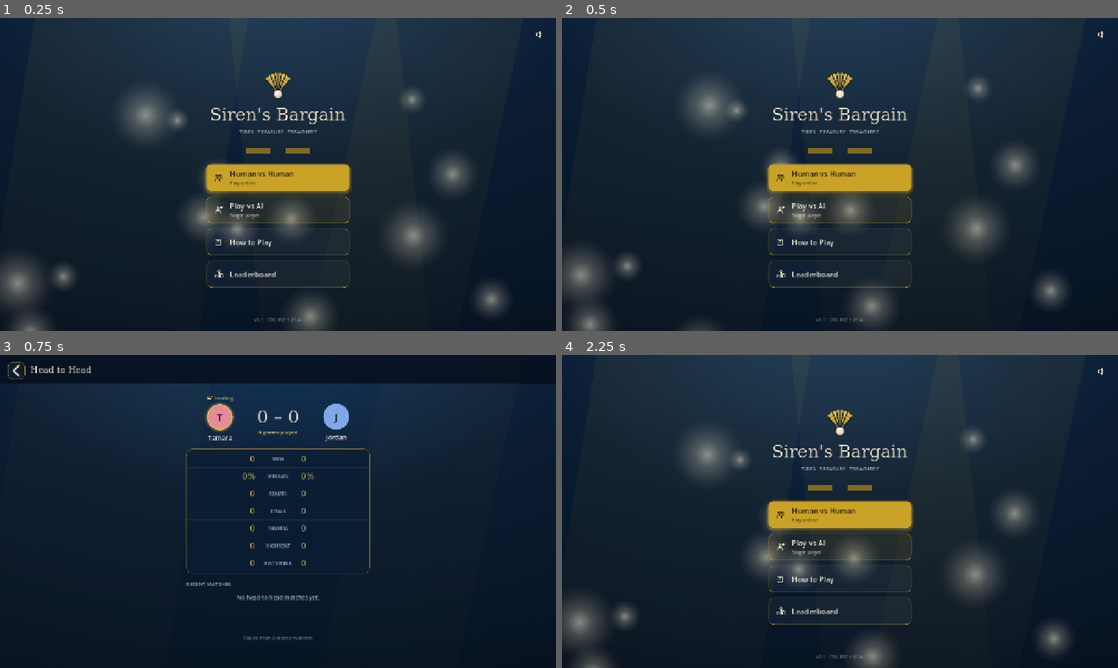
Above: before the commit, frames 1-4 (two rows, left to right).
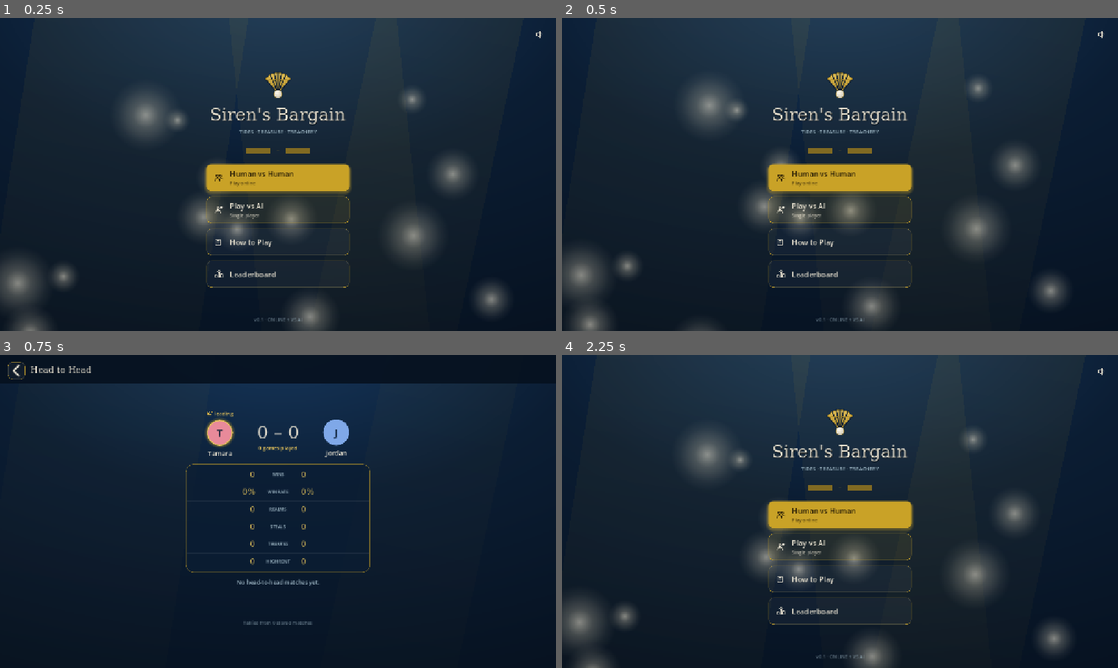
Above: after the commit, the same moments.

Repository: jordansaker/sirens-bargain
Game: Godot game, scene res://scenes/MainMenu.tscn
Two runs of this game, one before a commit and one after it. Both use one fixed random seed, a clock stepped at 60 frames per second and the inputs below.
Inputs (mouse positions are in pixels of both pictures, inside the frame that each line leads up to):
- Up to frame 1 (0.25 s): no input
- Up to frame 2 (0.5 s): no input
- Up to frame 3 (0.75 s): click (278, 611) at 0.5 s
- Up to frame 4 (2.25 s): tap Enter at 1.25 s; move the mouse to (962, 495) at 1.27 s; hold Shift 1.28-2 s; click (962, 495) at 1.42 s; click (578, 370) at 2 s

Frames 1-2 are identical in both runs. In frame 3, 3.0% of the frame differs, in the area x 33-67%, y 13-92%; in frame 4, nothing differs.

Commit message:
Leaderboard: parse /leaderboard {ok, entries[]} envelope
Server returns pre-aggregated per-player stats, not raw matches:
  {ok, entries: [{name, wins, losses, matches, winRate,
    totalRealms, totalSteals, totalTributes, highestRent, lastMatchAt}]}

- MatchApi.fetch_matches → fetch_leaderboard, unwraps `entries` when
  `ok: true`, prints server errors to console.
- LeaderboardScreen: consumes entries directly (case-insensitive name
  match against the roster), scales server winRate (0..1) up to the
  0..100 int the UI expects, sources games count from entry.matches.
- Dropped BEST STREAK (server doesn't provide match history for streaks)
  and the Recent Matches list (same reason).

Co-Authored-By: Claude Opus 4.7 (1M context) <noreply@anthropic.com>

Diff:
--- a/scripts/net/MatchApi.gd
+++ b/scripts/net/MatchApi.gd
@@ -85,9 +85,13 @@
 		push_warning("MatchApi POST couldn't start: err %d" % err)
 		http.queue_free()
 
-# Async GET — invokes `on_done` with the parsed match array (or an empty
-# array on any failure, so callers don't need to distinguish error paths).
-static func fetch_matches(host: Node, on_done: Callable) -> void:
+# Async GET /leaderboard — invokes `on_done` with the parsed `entries` array
+# from the leaderboard response (or an empty array on any failure so callers
+# don't need to distinguish error paths). Each entry is a per-player
+# aggregate: {name, wins, losses, matches, winRate, totalRealms, totalSteals,
+# totalTributes, highestRent, lastMatchAt}. See LeaderboardResponse in the
+# server for the full TypeScript definition.
+static func fetch_leaderboard(host: Node, on_done: Callable) -> void:
 	if host == null or not host.is_inside_tree():
 		on_done.call([])
 		return
@@ -95,21 +99,25 @@
 	host.add_child(http)
 	http.request_completed.connect(func(_result: int, code: int, _hdrs: PackedStringArray, body: PackedByteArray) -> void:
 		var body_text := body.get_string_from_utf8()
-		var matches: Array = []
+		var entries: Array = []
 		if code >= 200 and code < 300:
 			print("[MatchApi] GET ok HTTP %d" % code)
 			var parsed: Variant = JSON.parse_string(body_text)
-			if parsed is Array:
-				matches = parsed as Array
-			elif parsed is Dictionary and (parsed as Dictionary).has("matches"):
-				var m: Variant = (parsed as Dictionary)["matches"]
-				if m is Array:
-					matches = m
+			# Response envelope: {ok: true, entries: [...]} on success.
+			# {ok: false, error: "..."} on server-side rejection (still 200).
+			if parsed is Dictionary:
+				var d: Dictionary = parsed
+				if bool(d.get("ok", false)):
+					var e: Variant = d.get("entries", [])
+					if e is Array:
+						entries = e
+				else:
+					print("[MatchApi] GET server-error: %s" % String(d.get("error", "?")))
 		else:
 			print("[MatchApi] GET failed HTTP %d: %s" % [code, body_text])
 			push_warning("MatchApi GET HTTP %d: %s" % [code, body_text])
 		http.queue_free()
-		on_done.call(matches)
+		on_done.call(entries)
 	)
 	print("[MatchApi] GET %s" % GET_URL)
 	var err := http.request(GET_URL, _get_headers(), HTTPClient.METHOD_GET)
--- a/scripts/ui/LeaderboardScreen.gd
+++ b/scripts/ui/LeaderboardScreen.gd
@@ -27,10 +27,11 @@
 	{"name": "Jordan", "color": Color("7FA8E8")},
 ]
 
-# Populated from MatchApi.fetch_matches on _ready. Each entry mirrors the
-# API's per-match shape:
-#   {endedAt, turns, winner, players: [{name, realms, steals, tributes}]}
-var _matches: Array = []
+# Populated from MatchApi.fetch_leaderboard on _ready. Each entry is a
+# server-side per-player aggregate:
+#   {name, wins, losses, matches, winRate, totalRealms, totalSteals,
+#    totalTributes, highestRent, lastMatchAt}
+var _entries: Array = []
 var _loading: bool = true
 var _content_body: VBoxContainer = null
 
@@ -39,10 +40,10 @@
 	_add_rays()
 	_add_topbar()
 	_add_content()
-	MatchApi.fetch_matches(self, _on_matches_fetched)
-
-func _on_matches_fetched(matches: Array) -> void:
-	_matches = matches
+	MatchApi.fetch_leaderboard(self, _on_leaderboard_fetched)
+
+func _on_leaderboard_fetched(entries: Array) -> void:
+	_entries = entries
 	_loading = false
 	_rebuild_body()
 
@@ -196,11 +197,8 @@
 	var totals := _compute_totals()
 	_content_body.add_child(_build_versus_header(totals))
 	_content_body.add_child(_build_compare_panel(totals))
-	_content_body.add_child(_build_section_label("Recent matches"))
 	if int(totals["games"]) == 0:
 		_content_body.add_child(_build_placeholder("No head-to-head matches yet."))
-	else:
-		_content_body.add_child(_build_recent_matches(totals["recent"]))
 	var foot := Label.new()
 	foot.text = "Tallied from %d stored matches" % int(totals["games"])
 	foot.horizontal_alignment = HORIZONTAL_ALIGNMENT_CENTER
@@ -220,74 +218,46 @@
 # --- Totals ------------------------------------------------------------
 
 func _compute_totals() -> Dictionary:
+	# The server /leaderboard endpoint returns pre-aggregated per-player
+	# entries. We map them into the same per-player dict shape the UI already
+	# expects, filtering to just the roster (leaderboard is a head-to-head
+	# view of two named players — the API stores everyone). Server names are
+	# case-insensitive but return the most recent casing, so match case-fold.
 	var names: Array[String] = []
 	for p in PLAYERS:
 		names.append(String(p["name"]))
 	var per: Dictionary = {}
 	for n in names:
-		per[n] = {"wins": 0, "realms": 0, "steals": 0, "tributes": 0, "highest_rent": 0, "win_rate": 0, "best_streak": 0}
-	# Keep only matches where BOTH participants are in the leaderboard's
-	# roster AND the recorded winner is one of them. The API accumulates
-	# every posted match; the leaderboard is a filtered head-to-head view.
-	var valid: Array = []
-	for m in _matches:
-		if not (m is Dictionary):
+		per[n] = {"wins": 0, "realms": 0, "steals": 0, "tributes": 0,
+			"highest_rent": 0, "win_rate": 0, "matches": 0}
+	for e in _entries:
+		if not (e is Dictionary):
 			continue
-		var players_arr = m.get("players", [])
-		if not (players_arr is Array):
+		var ename := String(e.get("name", ""))
+		var display_name := ""
+		for n in names:
+			if n.to_lower() == ename.to_lower():
+				display_name = n
+				break
+		if display_name == "":
 			continue
-		var seen: Array[String] = []
-		var ok := true
-		for pp in players_arr:
-			if not (pp is Dictionary):
-				ok = false
-				break
-			var pname := String(pp.get("name", ""))
-			if not names.has(pname):
-				ok = false
-				break
-			seen.append(pname)
-		if not ok or seen.size() != names.size():
-			continue
-		if not names.has(String(m.get("winner", ""))):
-			continue
-		valid.append(m)
-	var games := valid.size()
-	for m in valid:
-		var w := String(m["winner"])
-		per[w]["wins"] += 1
-		for pp in m["players"]:
-			var pname := String(pp.get("name", ""))
-			if not per.has(pname):
-				continue
-			per[pname]["realms"] += int(pp.get("realms", 0))
-			per[pname]["steals"] += int(pp.get("steals", 0))
-			per[pname]["tributes"] += int(pp.get("tributes", 0))
-			# highest_rent aggregates as a MAX across matches — it's the
-			# single biggest rent that player has ever collected.
-			var hr := int(pp.get("highestRent", 0))
-			if hr > int(per[pname]["highest_rent"]):
-				per[pname]["highest_rent"] = hr
+		var slot: Dictionary = per[display_name]
+		slot["wins"] = int(e.get("wins", 0))
+		slot["realms"] = int(e.get("totalRealms", 0))
+		slot["steals"] = int(e.get("totalSteals", 0))
+		slot["tributes"] = int(e.get("totalTributes", 0))
+		slot["highest_rent"] = int(e.get("highestRent", 0))
+		slot["matches"] = int(e.get("matches", 0))
+		# Server returns winRate as 0..1; the UI treats it as an integer
+		# percent so scale here.
+		slot["win_rate"] = int(round(float(e.get("winRate", 0.0)) * 100.0))
+	# Games count for the "N games played" footer + score-block subtitle.
+	# In a two-player head-to-head roster both players have the same match
+	# count — use whichever is higher just in case one hasn't played yet.
+	var games := 0
 	for n in names:
-		per[n]["win_rate"] = int(round(float(per[n]["wins"]) / float(games) * 100.0)) if games > 0 else 0
-	# Best streak per player from chronological match list (oldest → newest).
-	var asc := valid.duplicate()
-	asc.sort_custom(func(a, b): return String(a.get("endedAt", "")) < String(b.get("endedAt", "")))
-	for n in names:
-		var best := 0
-		var run := 0
-		for m in asc:
-			if String(m["winner"]) == n:
-				run += 1
-				best = max(best, run)
-			else:
-				run = 0
-		per[n]["best_streak"] = best
-	var recent := valid.duplicate()
-	recent.sort_custom(func(a, b): return String(a.get("endedAt", "")) > String(b.get("endedAt", "")))
-	if recent.size() > 4:
-		recent.resize(4)
-	return {"games": games, "per": per, "recent": recent}
+		games = max(games, int(per[n]["matches"]))
+	return {"games": games, "per": per}
 
 # --- Versus header + stats panel + matches list -------------------------
 
@@ -421,7 +391,6 @@
 		["STEALS", "steals", ""],
 		["TRIBUTES", "tributes", ""],
 		["HIGH RENT", "highest_rent", ""],
-		["BEST STREAK", "best_streak", ""],
 	]
 	for i in range(rows.size()):
 		var spec: Array = rows[i]
